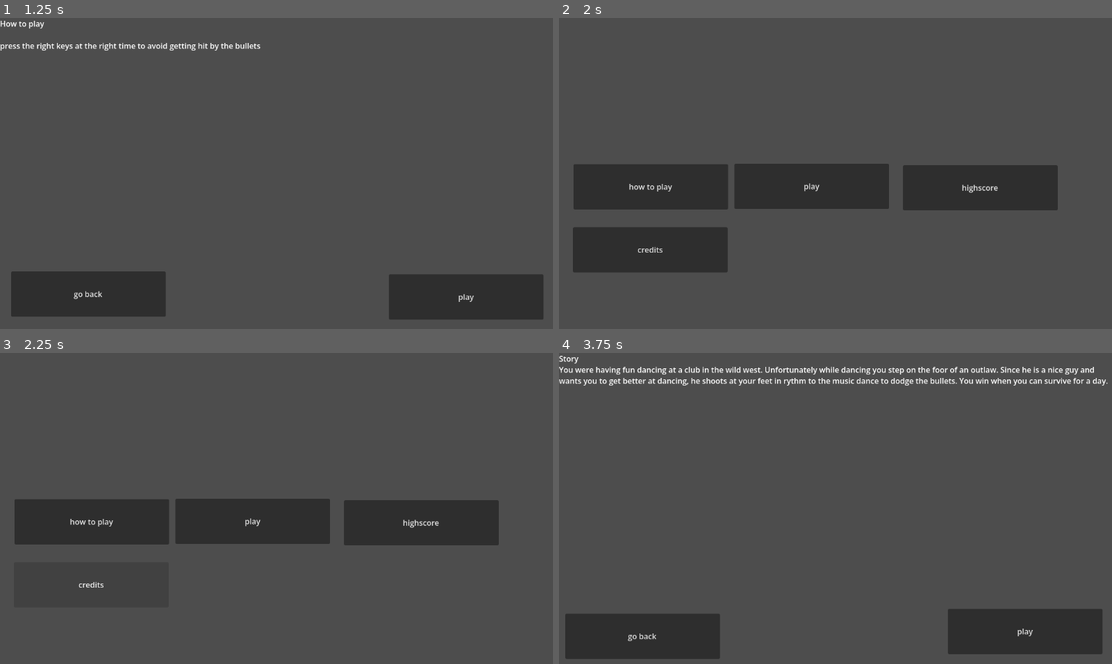
Above: before the commit, frames 1-4 (two rows, left to right).
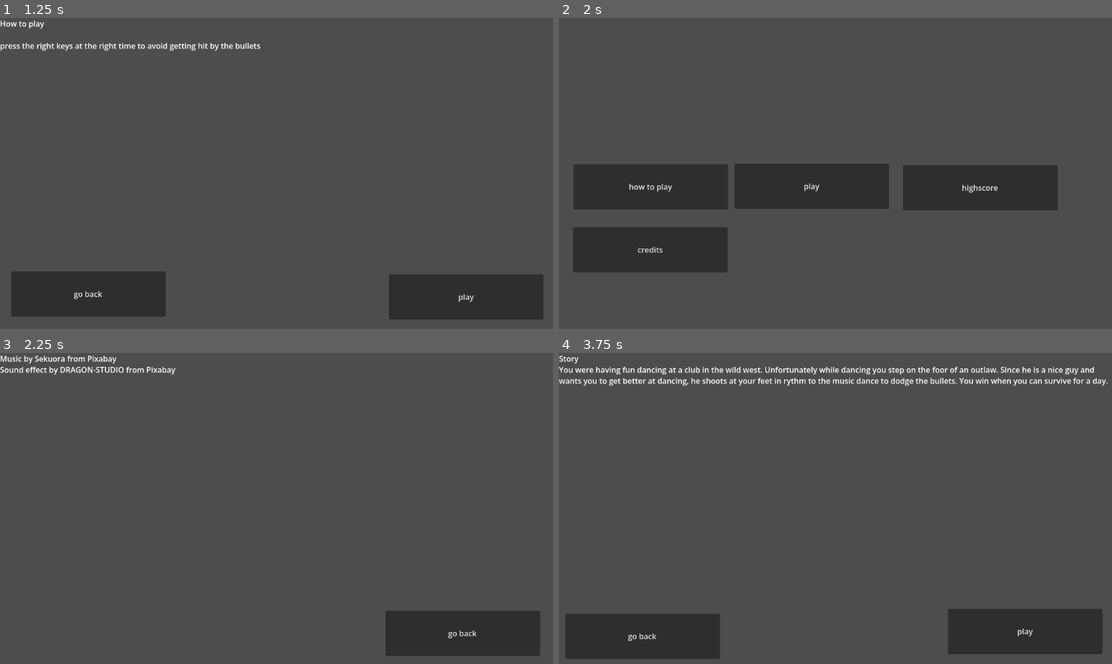
Above: after the commit, the same moments.

Repository: pakized/dancing-in-the-wild-west
Game: Godot game, scene res://Scenes/Menu/MainMenu.tscn
Two runs of this game, one before a commit and one after it. Both use one fixed random seed, a clock stepped at 60 frames per second and the inputs below.
Inputs (mouse positions are in pixels of both pictures, inside the frame that each line leads up to):
- Up to frame 1 (1.25 s): click "how to play" at 0.5 s
- Up to frame 2 (2 s): click "go back" at 1.25 s
- Up to frame 3 (2.25 s): click "credits" at 2 s
- Up to frame 4 (3.75 s): click (1023, 632) at 2.75 s, where only the run after the commit has a clickable "go back"; click "play" at 3.5 s

Frames 1-2 are identical in both runs. In frame 3, 17% of the frame differs, in the area x 0-98%, y 0-98%; in frame 4, nothing differs.

Commit message:
add soundeffect

Diff:
--- a/Scenes/Explosion.tscn
+++ b/Scenes/Explosion.tscn
@@ -2,6 +2,7 @@
 
 [ext_resource type="Script" uid="uid://bi8hphul5jwj" path="res://Scripts/Game/explosion.gd" id="1_ix64a"]
 [ext_resource type="Texture2D" uid="uid://c53ukwxmljal2" path="res://Assets/Explosion1.png" id="1_mbc3v"]
+[ext_resource type="AudioStream" uid="uid://dqc14hkgtg8tj" path="res://Assets/Audio/dragon-studio-gunshot-511311.mp3" id="3_wcvtd"]
 
 [sub_resource type="CircleShape2D" id="CircleShape2D_ix64a"]
 radius = 27.018513
@@ -19,4 +20,7 @@
 position = Vector2(287, 214)
 shape = SubResource("CircleShape2D_ix64a")
 
+[node name="Soundeffect" type="AudioStreamPlayer2D" parent="." unique_id=184698484]
+stream = ExtResource("3_wcvtd")
+
 [connection signal="body_entered" from="." to="." method="_on_body_entered"]
--- a/Scenes/Menu/credits.tscn
+++ b/Scenes/Menu/credits.tscn
@@ -15,7 +15,8 @@
 layout_mode = 0
 offset_right = 1150.0
 offset_bottom = 647.0
-text = "Music by Sekuora from Pixabay"
+text = "Music by Sekuora from Pixabay
+Sound effect by DRAGON-STUDIO from Pixabay"
 
 [node name="Button3" type="Button" parent="." unique_id=2005017653]
 offset_left = 800.0
--- a/Scripts/Game/game.gd
+++ b/Scripts/Game/game.gd
@@ -53,11 +53,13 @@
 		$"ExplosionLeft".monitoring = true
 		$"ExplosionRight".visible = false
 		$"ExplosionLeft".visible = true
+		$"ExplosionLeft/Soundeffect".play()
 	else:
 		$"ExplosionLeft".monitoring = false
 		$"ExplosionRight".monitoring = true
 		$"ExplosionLeft".visible = false
 		$"ExplosionRight".visible = true
+		$"ExplosionRight/Soundeffect".play()
 	# Explosion nach 0.5 Sekunden ausblenden
 	await get_tree().create_timer(0.5).timeout
 	$"ExplosionLeft".monitoring = false
--- a/Scripts/UI/controlsMenu.gd
+++ b/Scripts/UI/controlsMenu.gd
@@ -16,4 +16,4 @@
 
 
 func _on_button_4_pressed() -> void:
-	get_tree().change_scene_to_file("res://Scenes/credits.tscn")
+	get_tree().change_scene_to_file("res://Scenes/Menu/credits.tscn")
Not shown, added: Assets/Audio/dragon-studio-gunshot-511311.mp3.import
Not shown, added: Assets/Audio/dragon-studio-gunshot-511311.mp3
